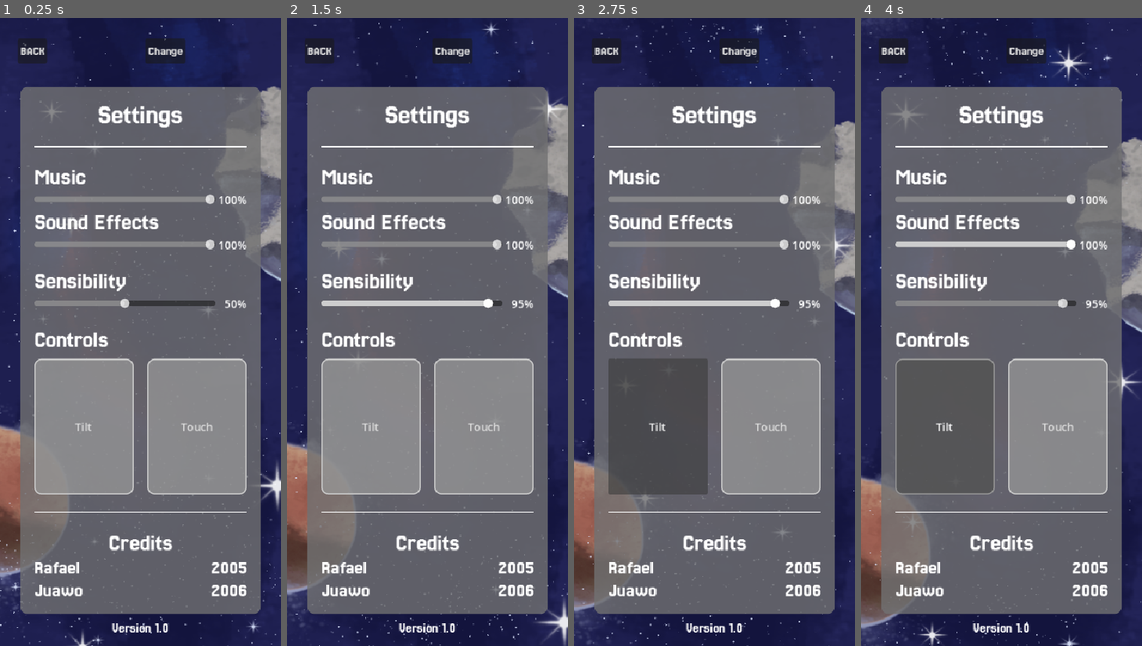
Above: before the commit, frames 1-4 (left to right).
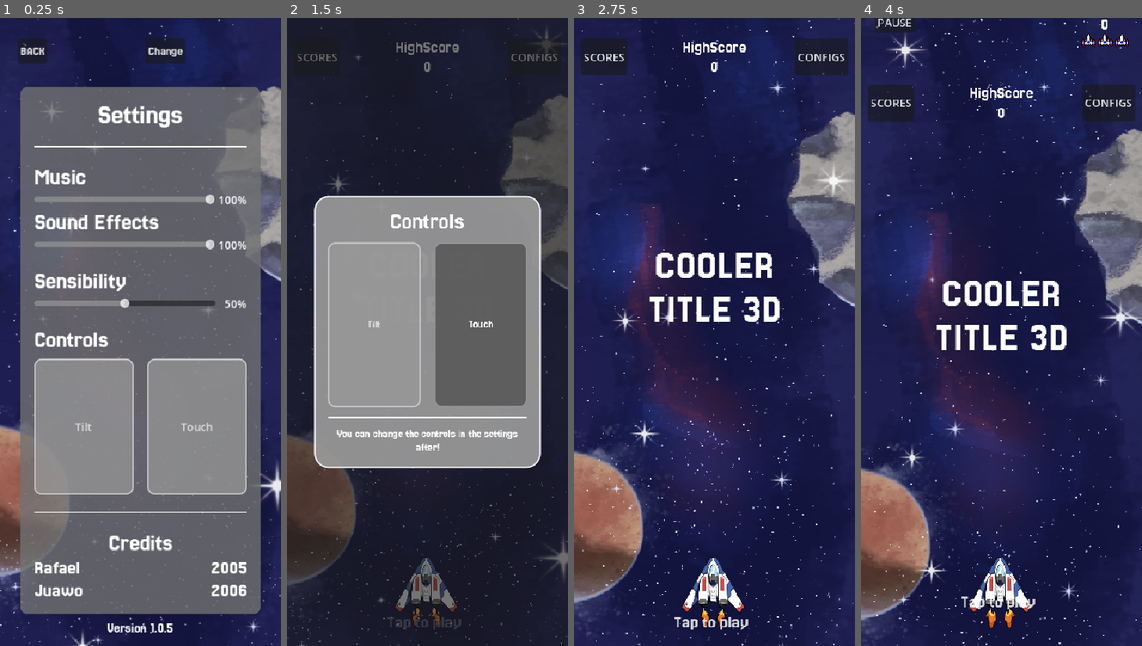
Above: after the commit, the same moments.

Repository: Juawo/space-shooter
Game: Godot game, scene res://scenes/ui/Settings/settings.tscn
The game is run twice, just before and just after one commit, with the same random seed, the same clock (stepped at 60 frames per second) and the same inputs. This scene is started directly instead of the project's main scene. The engine's default icon, where the game draws it, is replaced by a stand-in: a white triangle on a blue panel in a dark square.
Inputs (mouse positions are in pixels of both pictures, inside the frame that each line leads up to):
- Up to frame 1 (0.25 s): no input
- Up to frame 2 (1.5 s): click "BACK" at 0.5 s; move the mouse to (489, 300) at 1.27 s; hold Right (ui_right) from 1.28 s (still down); click (489, 300) at 1.42 s
- Up to frame 3 (2.75 s): tap Enter at 2 s; move the mouse to (658, 363) at 2.02 s; release Right (ui_right) at 2.03 s; hold Down (ui_down) from 2.03 s (still down)
- Up to frame 4 (4 s): tap Enter at 2.75, 3.5 s; move the mouse to (1029, 193) at 2.77 s; release Down (ui_down) at 2.78 s; hold Right (ui_right) 2.78-3.53 s; move the mouse to (987, 457) at 3.52 s; hold Up (ui_up) from 3.53 s (still down); click (987, 457) at 3.67 s

The runs differ from the first frame. In frame 1, 0.3% of the frame differs, in the area x 37-62%, y 96-98%; in frame 2, 79%, in the area x 0-100%, y 0-100%; in frame 3, 75%; in frame 4, 75%.
Error before the commit: Invalid access to property or key 'language' on a base object of type 'Node (save-manager.gd)'. (res://scripts/ui/Settings/settings.gd:41)

Commit message:
feat: update version number and remove unused language settings from settings

Diff:
--- a/scenes/ui/Settings/settings.tscn
+++ b/scenes/ui/Settings/settings.tscn
@@ -308,7 +308,7 @@
 size_flags_vertical = 8
 theme_override_fonts/font = ExtResource("2_83c71")
 theme_override_font_sizes/font_size = 20
-text = "Version 1.0"
+text = "Version 1.0.5"
 horizontal_alignment = 1
 
 [connection signal="pressed" from="VBoxContainer/Header/HBoxContainer/Button" to="." method="_on_button_pressed"]
--- a/scripts/ui/Settings/settings.gd
+++ b/scripts/ui/Settings/settings.gd
@@ -4,7 +4,6 @@
 var music_volume : float = 100.0
 var sfx_volume : float = 100.0
 var sensibility : float = 100.0
-var language : int
 var controlMode : Controls = Controls.TILT
 
 var main_scene : PackedScene = preload("res://scenes/game/main.tscn")
@@ -19,7 +18,6 @@
 @onready var sensibilityt_slider: HSlider = $VBoxContainer/ContentSettings/VBoxContainer/Panel/MarginContainer/VBoxContainer/Sensibility/SensibilityContainer/SensibilitytSlider
 @onready var sensibility_value: Label = $VBoxContainer/ContentSettings/VBoxContainer/Panel/MarginContainer/VBoxContainer/Sensibility/SensibilityContainer/SensibilityValue
 
-@onready var language_option: OptionButton = $VBoxContainer/ContentSettings/VBoxContainer/Panel/MarginContainer/VBoxContainer/Language/LanguageOption
 @onready var tilt_button: Button = $VBoxContainer/ContentSettings/VBoxContainer/Panel/MarginContainer/VBoxContainer/Controls/ControlsOptions/TiltButton
 @onready var touch_button: Button = $VBoxContainer/ContentSettings/VBoxContainer/Panel/MarginContainer/VBoxContainer/Controls/ControlsOptions/TouchButton
 @onready var nickname: Label = $VBoxContainer/Header/HBoxContainer/HBoxContainer/Nickname
@@ -38,23 +36,14 @@
 	sensibility = SaveManager.sensibility
 	sensibilityt_slider.value = sensibility
 
-	language = SaveManager.language
-	language_option.select(language)
-
 	controlMode = SaveManager.control_mode as Controls
 	tilt_button.button_pressed = (controlMode == Controls.TILT)
 	touch_button.button_pressed = (controlMode == Controls.TOUCH)
-	version.text = "version " + SaveManager.game_version
-
-func _on_language_option_item_selected(index: int) -> void:
-	SoundManager.play_click()
-	language = index
 
 func _on_button_pressed() -> void:
 	SoundManager.play_click()
 	SaveManager.music_volume = music_volume
 	SaveManager.sfx_volume = sfx_volume
-	SaveManager.language = language
 	SaveManager.control_mode = controlMode
 	SaveManager.sensibility = sensibility
 	SaveManager.save_data()
